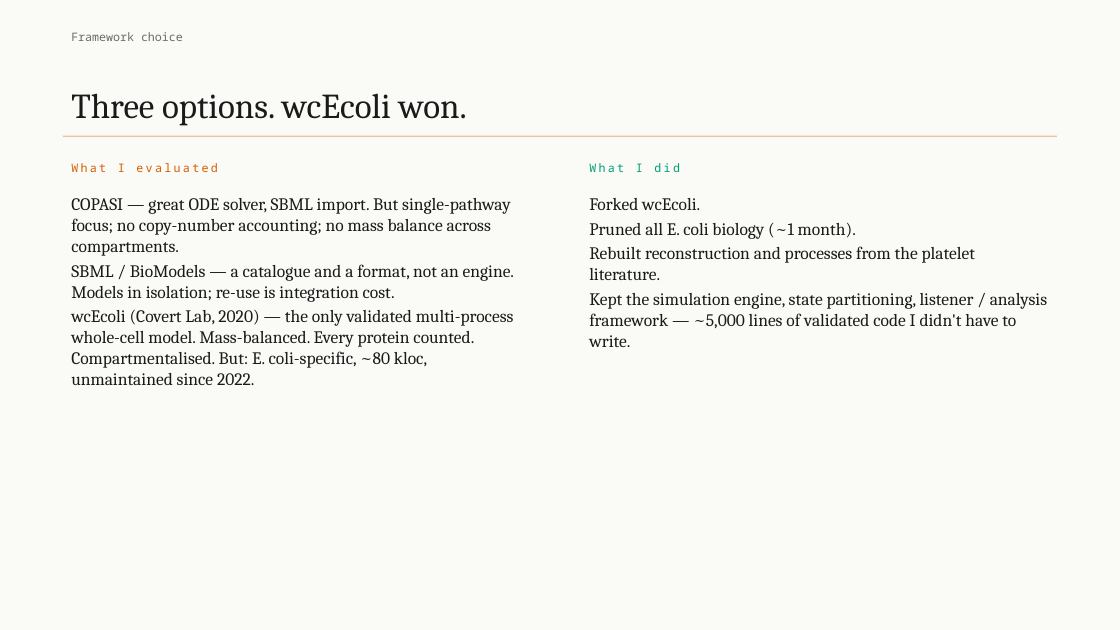
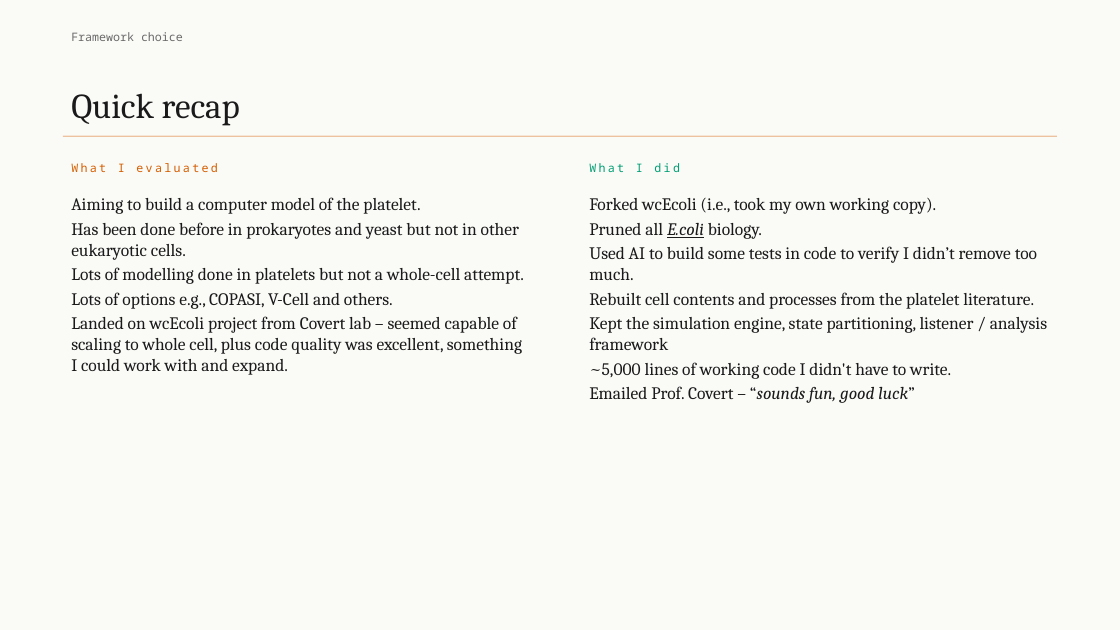
Before and after one commit to stevehaigh/platelet-wcm, a slide deck: slide 2 of reports/decks/lab-meeting-2026-05-14.pptx. Drawn at 1120x630 pixels with LibreOffice and Linux fonts; fonts in the diff are those of the drawing. Boxes give left, top, right and bottom in pixels: in the first picture for what was removed or moved away, otherwise in the second. Text is boxed around its words. In the diff, an @@ line names an element or a change of style, - is before the commit and + after.

```diff
--- a/reports/decks/lab-meeting-2026-05-14.pptx
+++ b/reports/decks/lab-meeting-2026-05-14.pptx
@@ title at (71,93,240,126): text changed @@
-Three options. wcEcoli won.
+Quick recap
@@ text at (71,197,524,375): text changed @@
-COPASI — great ODE solver, SBML import. But single-pathway focus; no copy-number accounting; no mass balance across compartments.
-SBML / BioModels — a catalogue and a format, not an engine. Models in isolation; re-use is integration cost.
-wcEcoli (Covert Lab, 2020) — the only validated multi-process whole-cell model. Mass-balanced. Every protein counted. Compartmentalised. But: E. coli-specific, ~80 kloc, unmaintained since 2022.
+Aiming to build a computer model of the platelet.
+Has been done before in prokaryotes and yeast but not in other eukaryotic cells.
+Lots of modelling done in platelets but not a whole-cell attempt.
+Lots of options e.g., COPASI, V-Cell and others.
+Landed on wcEcoli project from Covert lab – seemed capable of scaling to whole cell, plus code quality was excellent, something I could work with and expand.
@@ text at (589,198,1047,403): text changed @@
-Forked wcEcoli.
-Pruned all E. coli biology (~1 month).
-Rebuilt reconstruction and processes from the platelet literature.
-Kept the simulation engine, state partitioning, listener / analysis framework — ~5,000 lines of validated code I didn't have to write.
+Forked wcEcoli (i.e., took my own working copy).
+Pruned all E.coli biology.
+Used AI to build some tests in code to verify I didn’t remove too much.
+Rebuilt cell contents and processes from the platelet literature.
+Kept the simulation engine, state partitioning, listener / analysis framework
+~5,000 lines of working code I didn't have to write.
+Emailed Prof. Covert – “sounds fun, good luck”
```
Also in this commit, not shown: 4 other slides changed, 7 slides added, 3 slides removed, 2 other files.
